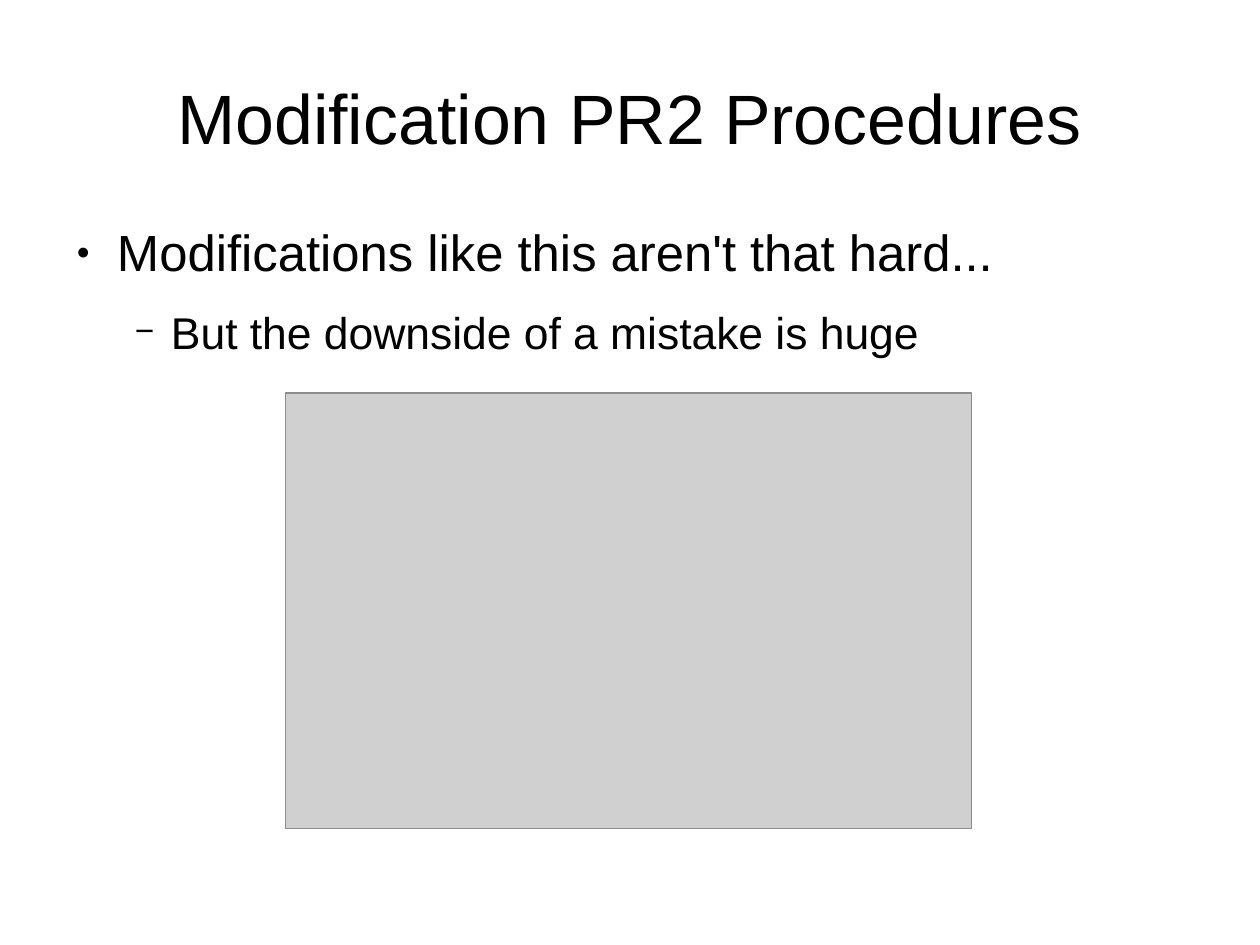
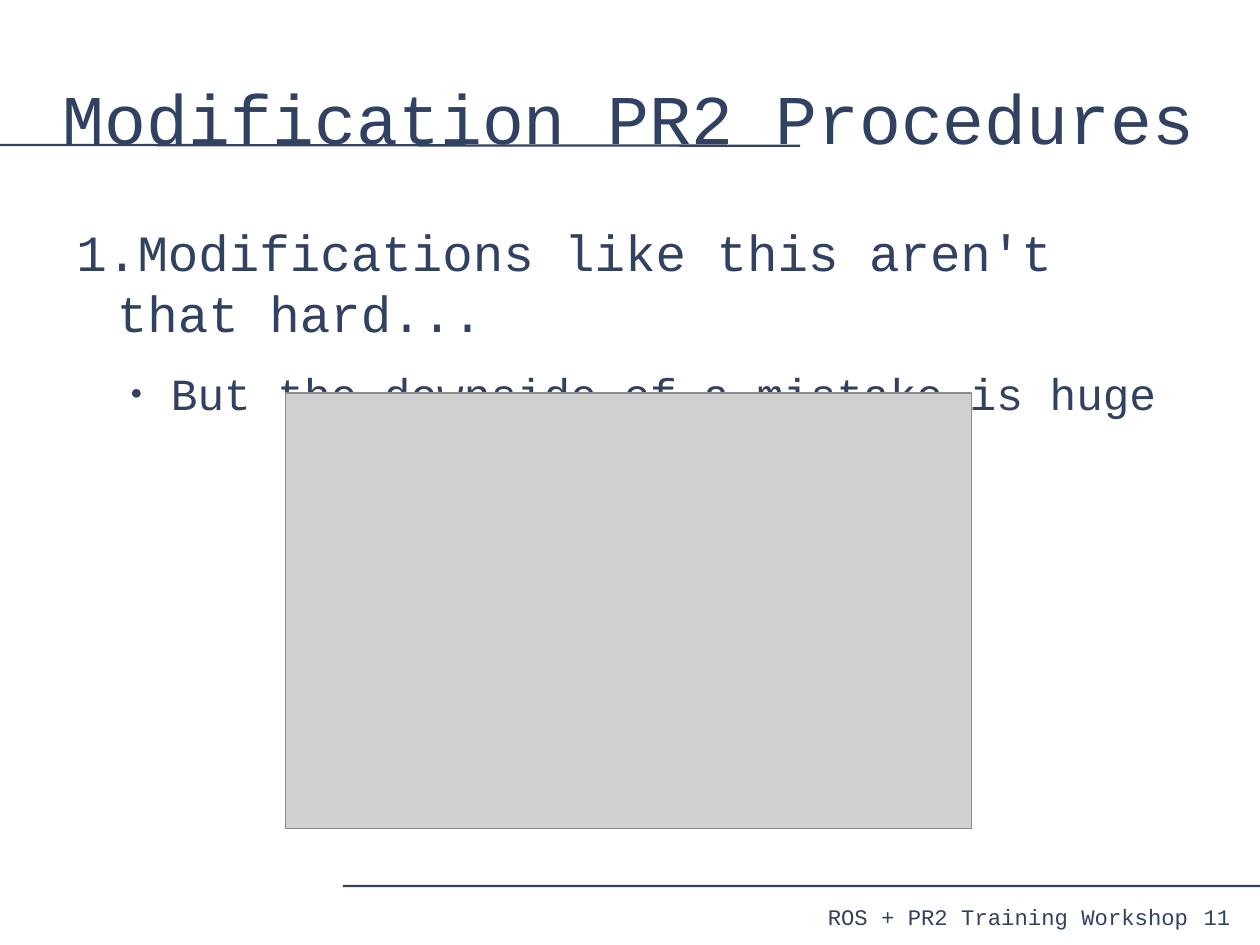
Before and after one commit to PR2/pr2_docs, a slide deck: slide 11 of pr2_training_workshop/modifying_pr2/adding_sensor.odp. Drawn at 1260x945 pixels with LibreOffice and Linux fonts; fonts in the diff are those of the drawing; grey boxes stand for pictures. Boxes give left, top, right and bottom in pixels: in the first picture for what was removed or moved away, otherwise in the second. Text is boxed around its words. In the diff, an @@ line names an element or a change of style, - is before the commit and + after.

```diff
--- a/pr2_training_workshop/modifying_pr2/adding_sensor.odp
+++ b/pr2_training_workshop/modifying_pr2/adding_sensor.odp
@@ title "Modification PR2 Procedures" at (63,93,1194,147): font Arial to Courier New, text colour #000000 to #314162; alignment centre to left @@
@@ line added from (0, 145) to (800, 145), #314162 1.45 pt @@
@@ text "Modifications like this aren't that ..." at (76,235,1157,422): font Arial to Courier New, text colour #000000 to #314162; bullet ● to 1.; bullet colour #000000 to #314162; bullet − to ● @@
@@ line added from (343, 886) to (1260, 886), #314162 1.45 pt @@
@@ text added at (828,909,1188,930), 14 pt, text #314162 @@
+ROS + PR2 Training Workshop
@@ page number added at (1204,910,1231,925), 14 pt, text #314162 @@
+11
```
Also in this commit, not shown: 14 other slides changed.
